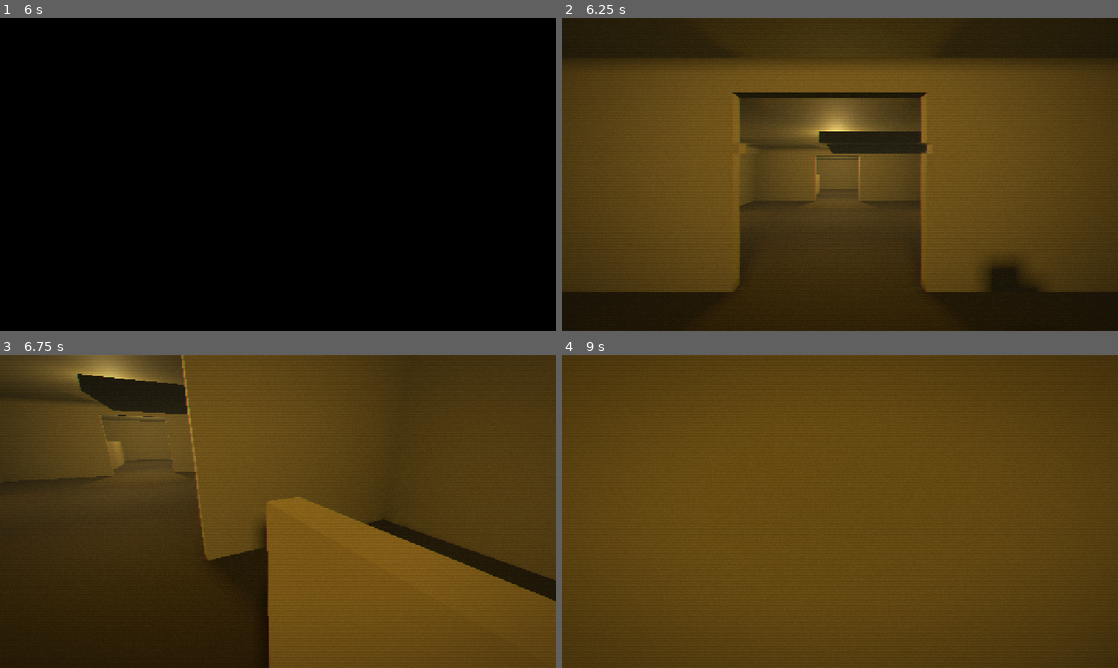
Above: before the commit, frames 1-4 (two rows, left to right).
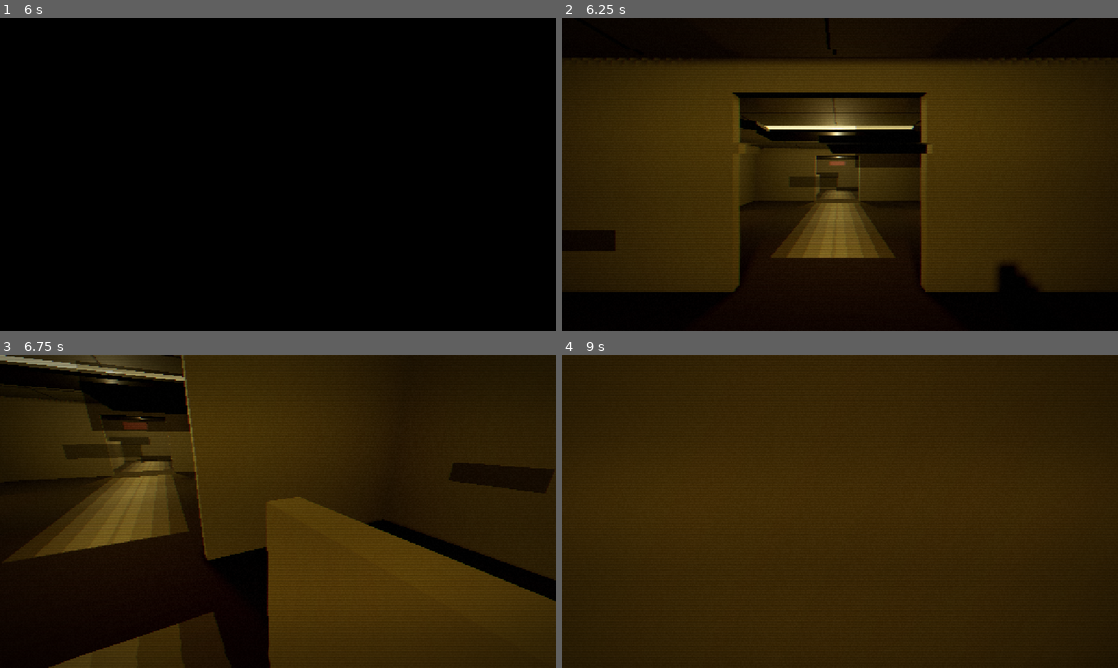
Above: after the commit, the same moments.

Repository: susopki/Underworld
Game: Godot game, scene res://scenes/Intro.tscn
Two runs of this game, one before a commit and one after it. Both use one fixed random seed, a clock stepped at 60 frames per second and the inputs below.
Inputs (mouse positions are in pixels of both pictures, inside the frame that each line leads up to):
- Up to frame 1 (6 s): tap Enter at 0.5 s; move the mouse to (400, 158) at 0.52 s; hold D (move_right) 0.53-1.28 s; click (400, 158) at 0.67 s; move the mouse to (166, 190) at 1.27 s; hold S (move_back) 1.28-2.03 s; move the mouse to (333, 105) at 2.02 s; hold D (move_right) 2.03-2.78 s; move the mouse to (250, 237) at 2.77 s; hold W (move_forward) 2.78-3.53 s; click (250, 237) at 2.92 s; move the mouse to (444, 221) at 3.52 s; hold A (move_left) 3.53-5.03 s; move the mouse to (111, 127) at 4.27 s; move the mouse to (305, 174) at 5.02 s; hold S (move_back) 5.03-5.78 s; click (305, 174) at 5.17 s; move the mouse to (194, 96) at 5.77 s; hold D (move_right) from 5.78 s (still down)
- Up to frame 2 (6.25 s): keep holding D (move_right)
- Up to frame 3 (6.75 s): move the mouse to (305, 511) at 6.52 s; release D (move_right) at 6.53 s; hold W (move_forward) from 6.53 s (still down)
- Up to frame 4 (9 s): move the mouse to (812, 511) at 7.27 s; click (812, 511) at 7.42 s; move the mouse to (851, 505) at 8.02 s; tap Space at 8.75 s; move the mouse to (834, 517) at 8.77 s; release W (move_forward) at 8.78 s; hold A (move_left) from 8.78 s (still down)

Frame 1 is identical in both runs. In frame 2, 97% of the frame differs, in the area x 0-100%, y 0-100%; in frame 3, 94%; in frame 4, 100%.

Commit message:
Improve generated 3D atmosphere

Diff:
--- a/scenes/Main.tscn
+++ b/scenes/Main.tscn
@@ -12,6 +12,7 @@
 shader = ExtResource("7")
 shader_parameter/intensity = 0.55
 shader_parameter/anomaly = 0.0
+shader_parameter/breathing_noise = 0.0
 shader_parameter/grain_amount = 0.055
 shader_parameter/chromatic = 0.002
 
--- a/scripts/AtmosphereManager.gd
+++ b/scripts/AtmosphereManager.gd
@@ -6,6 +6,8 @@
 var anomaly := 0.0
 var _target_anomaly := 0.0
 var _environment: Environment
+var _zone := 0
+var _breath := 0.0
 
 func _ready() -> void:
 	var world := get_node_or_null(world_environment_path) as WorldEnvironment
@@ -23,16 +25,30 @@
 		env.fog_height = 0.0
 		env.fog_height_density = 0.08
 		env.tonemap_mode = Environment.TONE_MAPPER_FILMIC
+		env.adjustment_enabled = true
+		env.adjustment_brightness = 0.82
+		env.adjustment_contrast = 1.22
+		env.adjustment_saturation = 0.72
+		env.glow_enabled = true
+		env.glow_intensity = 0.18
+		env.glow_strength = 0.56
 		world.environment = env
 		_environment = env
 
 func _process(delta: float) -> void:
+	_breath += delta
 	anomaly = move_toward(anomaly, _target_anomaly, delta * (0.9 if _target_anomaly > anomaly else 0.3))
 	if anomaly >= _target_anomaly and _target_anomaly > 0.0:
 		_target_anomaly = 0.0
+	if _environment:
+		var low_pulse := sin(_breath * 0.23 + float(_zone) * 0.9) * 0.5 + 0.5
+		_environment.fog_density = lerpf(_environment.fog_density, _base_fog_density(_zone) + low_pulse * 0.006 + anomaly * 0.018, delta * 0.22)
+		_environment.ambient_light_energy = lerpf(_environment.ambient_light_energy, 0.22 + low_pulse * 0.08, delta * 0.18)
 	var rect := get_node_or_null(vhs_rect_path) as ColorRect
 	if rect and rect.material:
-		(rect.material as ShaderMaterial).set_shader_parameter("anomaly", anomaly)
+		var shader_material := rect.material as ShaderMaterial
+		shader_material.set_shader_parameter("anomaly", anomaly)
+		shader_material.set_shader_parameter("breathing_noise", sin(_breath * 0.31) * 0.5 + 0.5)
 
 func pulse_anomaly(strength := 0.8) -> void:
 	_target_anomaly = maxf(_target_anomaly, strength)
@@ -40,6 +56,7 @@
 func set_zone(zone_id: int) -> void:
 	if not _environment:
 		return
+	_zone = posmod(zone_id, 6)
 	var fog_colors := [
 		Color(0.31, 0.28, 0.18),
 		Color(0.18, 0.34, 0.36),
@@ -56,11 +73,13 @@
 		Color(0.3, 0.27, 0.22),
 		Color(0.16, 0.19, 0.22)
 	]
-	var index := posmod(zone_id, 6)
+	var index := _zone
 	var tween := create_tween().set_parallel(true)
 	tween.tween_property(_environment, "fog_light_color", fog_colors[index], 2.2)
 	tween.tween_property(_environment, "ambient_light_color", ambient_colors[index], 2.2)
-	tween.tween_property(_environment, "fog_density", [0.032, 0.045, 0.038, 0.055, 0.028, 0.062][index], 2.2)
+	tween.tween_property(_environment, "fog_density", _base_fog_density(index), 2.2)
+	tween.tween_property(_environment, "adjustment_saturation", [0.68, 0.54, 0.48, 0.42, 0.58, 0.38][index], 2.2)
+	tween.tween_property(_environment, "adjustment_contrast", [1.22, 1.34, 1.28, 1.42, 1.18, 1.5][index], 2.2)
 	pulse_anomaly(0.72)
 
 func fog_surge(strength := 1.0, duration := 5.0) -> void:
@@ -72,3 +91,6 @@
 	tween.tween_interval(duration)
 	tween.tween_property(_environment, "fog_density", original, 4.0)
 	pulse_anomaly(0.35 * strength)
+
+func _base_fog_density(zone_id: int) -> float:
+	return [0.036, 0.052, 0.043, 0.063, 0.032, 0.074][posmod(zone_id, 6)]
--- a/scripts/RoomModule.gd
+++ b/scripts/RoomModule.gd
@@ -21,7 +21,11 @@
 	_wall(1, bool(openings & 2), palette[0])
 	_wall(2, bool(openings & 4), palette[0])
 	_wall(3, bool(openings & 8), palette[0])
+	_add_surface_age(palette)
+	_add_ceiling_fixture()
+	_add_depth_cues(palette)
 	_add_biome_geometry(palette)
+	_add_uncanny_props(palette)
 	_add_room_light()
 	if biome == 0 and ceiling_rift:
 		_add_ceiling_rift()
@@ -68,6 +72,123 @@
 		bar_pos.y = y
 		var bar_size := Vector3(6.05, 0.11, 0.12) if horizontal else Vector3(0.12, 0.11, 6.05)
 		_add_box("WindowFrame", bar_size, bar_pos, frame, false)
+
+func _add_surface_age(palette: Array[Material]) -> void:
+	var seed: int = absi(grid_coord.x * 73856093 ^ grid_coord.y * 19349663 ^ biome * 83492791)
+	var grime := _material(Color(0.015, 0.012, 0.009, 0.58), 1.0)
+	grime.transparency = BaseMaterial3D.TRANSPARENCY_ALPHA
+	var damp := _material(Color(0.04, 0.055, 0.045, 0.46), 1.0)
+	damp.transparency = BaseMaterial3D.TRANSPARENCY_ALPHA
+	var carpet_wear := _material(Color(0.9, 0.82, 0.52, 0.16), 1.0)
+	carpet_wear.transparency = BaseMaterial3D.TRANSPARENCY_ALPHA
+	for i in range(4):
+		var side := posmod(seed + i, 4)
+		var horizontal := side == 0 or side == 2
+		var sign_value := -1.0 if side == 0 or side == 3 else 1.0
+		var base := Vector3.ZERO
+		var stain_width := 1.0 + float(posmod(seed >> i, 7)) * 0.37
+		var stain_height := 0.28 + float(posmod(seed >> (i + 3), 5)) * 0.11
+		if horizontal:
+			base = Vector3(-3.4 + float(posmod(seed >> (i + 1), 7)), 0.7 + float(i) * 0.43, sign_value * room_size * 0.5 + -sign_value * 0.102)
+			_add_box("WallGrime", Vector3(stain_width, stain_height, 0.025), base, grime if i % 2 == 0 else damp, false)
+		else:
+			base = Vector3(sign_value * room_size * 0.5 + -sign_value * 0.102, 0.7 + float(i) * 0.43, -3.4 + float(posmod(seed >> (i + 1), 7)))
+			_add_box("WallGrime", Vector3(0.025, stain_height, stain_width), base, grime if i % 2 == 0 else damp, false)
+	for offset in [-3.4, -1.7, 0.0, 1.7, 3.4]:
+		if biome == 0:
+			_add_box("CarpetTrafficWear", Vector3(1.15, 0.012, 7.8), Vector3(offset * 0.18, 0.006, 0), carpet_wear, false)
+		elif biome == 1:
+			_add_box("WetTileReflection", Vector3(7.4, 0.014, 0.15), Vector3(0, 0.025, offset), damp, false)
+		elif biome == 4:
+			_add_box("MallFloorSeam", Vector3(8.8, 0.015, 0.035), Vector3(0, 0.012, offset), palette[2], false)
+	if biome == 0 or biome == 2:
+		for x in [-2.5, 0.0, 2.5]:
+			_add_box("CeilingTileSeamX", Vector3(0.035, 0.025, 9.6), Vector3(x, room_height - 0.09, 0), grime, false)
+		for z in [-2.5, 0.0, 2.5]:
+			_add_box("CeilingTileSeamZ", Vector3(9.6, 0.025, 0.035), Vector3(0, room_height - 0.09, z), grime, false)
+
+func _add_ceiling_fixture() -> void:
+	var lamp_colors: Array[Color] = [Color(1.0, 0.82, 0.42), Color(0.53, 0.92, 1.0), Color(0.78, 0.55, 0.38), Color(0.42, 0.68, 0.53), Color(1.0, 0.82, 0.56), Color(0.56, 0.66, 0.78)]
+	var lamp_energies: Array[float] = [1.7, 1.3, 0.8, 0.7, 1.0, 0.6]
+	var lamp_color: Color = lamp_colors[biome]
+	var lamp := _emissive_material(lamp_color, lamp_energies[biome])
+	var casing := _material(Color(0.045, 0.043, 0.036), 0.65)
+	match biome:
+		0:
+			_add_box("FluorescentTubeA", Vector3(4.8, 0.055, 0.16), Vector3(0, room_height - 0.18, -1.25), lamp, false)
+			_add_box("FluorescentTubeB", Vector3(4.8, 0.055, 0.16), Vector3(0, room_height - 0.18, 1.25), lamp, false)
+			_add_box("LampCasing", Vector3(5.2, 0.08, 1.85), Vector3(0, room_height - 0.25, 0), casing, false)
+		1:
+			_add_box("PoolStripLight", Vector3(0.18, 0.06, 7.2), Vector3(-4.1, room_height - 0.2, 0), lamp, false)
+			_add_box("PoolStripLight", Vector3(0.18, 0.06, 7.2), Vector3(4.1, room_height - 0.2, 0), lamp, false)
+		2:
+			_add_box("ApartmentBareBulbGlow", Vector3(0.42, 0.12, 0.42), Vector3(0, room_height - 0.27, 0), lamp, false)
+			_add_box("ApartmentWire", Vector3(0.035, 0.55, 0.035), Vector3(0, room_height - 0.55, 0), casing, false)
+		3:
+			_add_box("TunnelEmergencyLight", Vector3(0.85, 0.12, 0.28), Vector3(0, room_height - 0.36, -4.35), lamp, false)
+			_add_box("TunnelCableTray", Vector3(9.2, 0.09, 0.32), Vector3(0, room_height - 0.2, 3.85), casing, false)
+		4:
+			_add_box("DeadMallSkylightGlow", Vector3(3.8, 0.06, 2.2), Vector3(0, room_height - 0.19, 0), lamp, false)
+			_add_box("SkylightFrameA", Vector3(4.2, 0.12, 0.12), Vector3(0, room_height - 0.17, -1.15), casing, false)
+			_add_box("SkylightFrameB", Vector3(4.2, 0.12, 0.12), Vector3(0, room_height - 0.17, 1.15), casing, false)
+		5:
+			_add_box("StairwellCageLight", Vector3(0.72, 0.08, 0.72), Vector3(0, room_height - 0.28, 0), lamp, false)
+			for x in [-0.42, 0.0, 0.42]:
+				_add_box("LightCageBars", Vector3(0.035, 0.5, 0.035), Vector3(x, room_height - 0.54, 0.42), casing, false)
+
+func _add_depth_cues(palette: Array[Material]) -> void:
+	var darkness := _material(Color(0.0, 0.0, 0.0, 0.34), 1.0)
+	darkness.transparency = BaseMaterial3D.TRANSPARENCY_ALPHA
+	var seed: int = absi(grid_coord.x * 13 + grid_coord.y * 29 + biome * 47)
+	if posmod(seed, 3) == 0:
+		_add_box("NearBlackCorner", Vector3(1.8, 2.2, 0.04), Vector3(-4.91, 1.1, -3.9), darkness, false)
+	if posmod(seed, 4) == 1:
+		_add_box("WrongShadowPatch", Vector3(2.4, 0.03, 1.4), Vector3(2.1, 0.021, -2.9), darkness, false)
+	if biome == 3 or biome == 5:
+		var haze_panel := _material(Color(0.09, 0.11, 0.10, 0.22), 1.0)
+		haze_panel.transparency = BaseMaterial3D.TRANSPARENCY_ALPHA
+		_add_box("DistanceHazeSheet", Vector3(7.6, 2.1, 0.035), Vector3(0, 1.45, 4.65), haze_panel, false)
+
+func _add_uncanny_props(palette: Array[Material]) -> void:
+	var seed: int = absi(grid_coord.x * 91 + grid_coord.y * 127 + biome * 503)
+	var dark := _material(Color(0.018, 0.016, 0.014), 0.92)
+	var red_dim := _emissive_material(Color(0.7, 0.035, 0.02), 0.35)
+	var cold_dim := _emissive_material(Color(0.22, 0.65, 0.86), 0.25)
+	if posmod(seed, 5) == 0:
+		var x := -3.8 + float(posmod(seed, 8))
+		_add_box("HangingCable", Vector3(0.045, 1.15, 0.045), Vector3(x, room_height - 0.75, -3.9), dark, false)
+		_add_box("CableEnd", Vector3(0.16, 0.08, 0.16), Vector3(x, room_height - 1.35, -3.9), dark, false)
+	if posmod(seed, 7) == 2 and biome != 1:
+		_add_box("DistantHumanLikeCutout", Vector3(0.52, 1.75, 0.08), Vector3(3.85, 0.88, 4.82), dark, false)
+		_add_box("CutoutHead", Vector3(0.34, 0.34, 0.09), Vector3(3.85, 1.94, 4.82), dark, false)
+	match biome:
+		0:
+			if posmod(seed, 3) == 1:
+				_add_box("CollapsedOfficeTile", Vector3(1.4, 0.07, 0.86), Vector3(-2.4, room_height - 0.42, 2.8), palette[2], false).rotation_degrees.z = -8.0
+				_add_box("ExitSignNoExit", Vector3(0.95, 0.3, 0.08), Vector3(0, 2.25, -4.86), red_dim, false)
+		1:
+			_add_box("PoolLaneLine", Vector3(0.09, 0.045, 8.6), Vector3(-1.6, 0.13, 0), cold_dim, false)
+			_add_box("PoolLaneLine", Vector3(0.09, 0.045, 8.6), Vector3(1.6, 0.13, 0), cold_dim, false)
+			if posmod(seed, 4) == 0:
+				_add_box("SubmergedBlackShape", Vector3(1.6, 0.035, 0.42), Vector3(2.6, 0.145, 2.4), dark, false)
+		2:
+			if posmod(seed, 3) != 0:
+				_add_box("PeelingWallpaperStrip", Vector3(0.035, 1.25, 0.72), Vector3(-4.89, 1.35, -2.7), palette[2], false).rotation_degrees.z = 5.0
+			_add_box("ApartmentPeephole", Vector3(0.06, 0.06, 0.035), Vector3(2.43, 1.67, -2.3), red_dim if posmod(seed, 6) == 0 else dark, false)
+		3:
+			for z in [-3.2, 0.0, 3.2]:
+				_add_box("TunnelFloorGrate", Vector3(1.7, 0.035, 0.36), Vector3(0, 0.025, z), dark, true)
+			if posmod(seed, 4) == 1:
+				_add_box("BentPipe", Vector3(0.18, 2.2, 0.18), Vector3(4.35, 1.4, -1.1), dark, false).rotation_degrees.x = 13.0
+		4:
+			if posmod(seed, 2) == 0:
+				_add_box("StoreDisplayPedestal", Vector3(1.25, 0.85, 1.25), Vector3(-2.8, 0.42, -1.4), palette[0], true)
+				_add_box("HeadlessDisplayForm", Vector3(0.42, 1.15, 0.24), Vector3(-2.8, 1.42, -1.4), dark, false)
+			_add_box("DeadMallNeonLine", Vector3(2.6, 0.06, 0.06), Vector3(2.8, 2.6, -4.86), red_dim, false)
+		5:
+			_add_box("WrongFloorNumber", Vector3(0.58, 0.42, 0.04), Vector3(-4.88, 2.15, 0.9), red_dim if posmod(seed, 5) == 0 else dark, false)
+			if posmod(seed, 3) == 2:
+				_add_box("VerticalVoidSlit", Vector3(0.05, 3.4, 0.55), Vector3(4.88, 1.9, -2.4), dark, false)
 
 func _add_biome_geometry(palette: Array[Material]) -> void:
 	var variant := posmod(grid_coord.x * 31 + grid_coord.y * 17, 4)
@@ -178,6 +299,13 @@
 	material.roughness = roughness
 	return material
 
+func _emissive_material(color: Color, energy := 1.0) -> StandardMaterial3D:
+	var material := _material(color, 0.45)
+	material.emission_enabled = true
+	material.emission = color
+	material.emission_energy_multiplier = energy
+	return material
+
 func _add_box(node_name: String, size: Vector3, pos: Vector3, material: Material, collision_enabled: bool) -> MeshInstance3D:
 	var node := MeshInstance3D.new()
 	node.name = node_name
--- a/shaders/vhs.gdshader
+++ b/shaders/vhs.gdshader
@@ -3,6 +3,7 @@
 uniform sampler2D screen_texture : hint_screen_texture, filter_linear_mipmap;
 uniform float intensity : hint_range(0.0, 2.0) = 0.55;
 uniform float anomaly : hint_range(0.0, 1.0) = 0.0;
+uniform float breathing_noise : hint_range(0.0, 1.0) = 0.0;
 uniform float grain_amount : hint_range(0.0, 0.2) = 0.055;
 uniform float chromatic : hint_range(0.0, 0.01) = 0.002;
 
@@ -13,20 +14,30 @@
 void fragment() {
 	vec2 uv = SCREEN_UV;
 	float t = TIME;
+	float tracking = sin(t * 0.42) * 0.5 + 0.5;
 	float band = sin(uv.y * 18.0 + t * 1.7) * 0.0007;
+	band += sin(uv.y * 260.0 + t * 9.0) * 0.00018 * (0.5 + anomaly);
 	float tear = step(0.985, hash(vec2(floor(t * 5.0), floor(uv.y * 30.0))));
+	float head_switch = smoothstep(0.89, 0.98, uv.y) * sin(t * 42.0 + uv.y * 80.0);
 	uv.x += band * intensity + tear * sin(t * 31.0) * (0.012 + anomaly * 0.025);
-	uv.x += sin(uv.y * 90.0 + t * 2.2) * anomaly * 0.0018;
+	uv.x += head_switch * (0.002 + anomaly * 0.011);
+	uv.x += sin(uv.y * 90.0 + t * 2.2) * anomaly * 0.0028;
+	uv.y += sin(uv.x * 34.0 + t * 0.8) * anomaly * 0.0012;
 	float ca = chromatic * intensity + anomaly * 0.004;
 	float r = texture(screen_texture, uv + vec2(ca, 0.0)).r;
 	float g = texture(screen_texture, uv).g;
 	float b = texture(screen_texture, uv - vec2(ca, 0.0)).b;
 	vec3 col = vec3(r, g, b);
 	float grain = hash(SCREEN_UV * vec2(973.0, 541.0) + fract(t) * 91.0) - 0.5;
-	col += grain * grain_amount * intensity;
-	col *= 0.94 + 0.06 * sin(SCREEN_UV.y * 720.0);
+	float block_noise = hash(floor(SCREEN_UV * vec2(96.0, 54.0)) + floor(t * 8.0));
+	col += grain * grain_amount * intensity * (1.0 + anomaly * 1.6);
+	col += (block_noise - 0.5) * anomaly * 0.065;
+	col *= 0.92 + 0.08 * sin(SCREEN_UV.y * 720.0);
+	col *= 0.98 + 0.05 * sin(SCREEN_UV.y * 13.0 + t * 1.4 + breathing_noise * 2.0);
 	float vignette = smoothstep(0.85, 0.22, length(SCREEN_UV - 0.5));
-	col *= mix(0.64, 1.0, vignette);
-	col = mix(col, vec3(dot(col, vec3(0.28, 0.62, 0.1))) * vec3(1.08, 1.02, 0.82), 0.12);
+	col *= mix(0.50 - anomaly * 0.18, 1.0, vignette);
+	col = mix(col, vec3(dot(col, vec3(0.28, 0.62, 0.1))) * vec3(1.08, 1.02, 0.82), 0.16 + anomaly * 0.24);
+	col.r += tracking * anomaly * 0.04;
+	col.b -= anomaly * 0.035;
 	COLOR = vec4(col, 1.0);
 }
